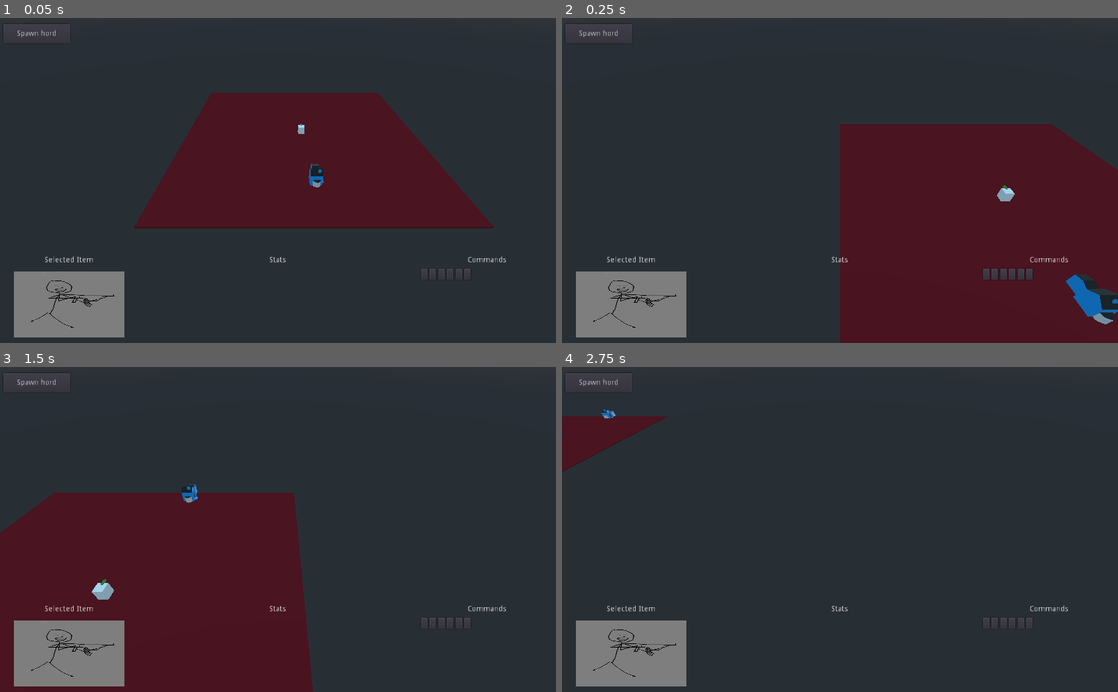
Above: before the commit, frames 1-4 (two rows, left to right).
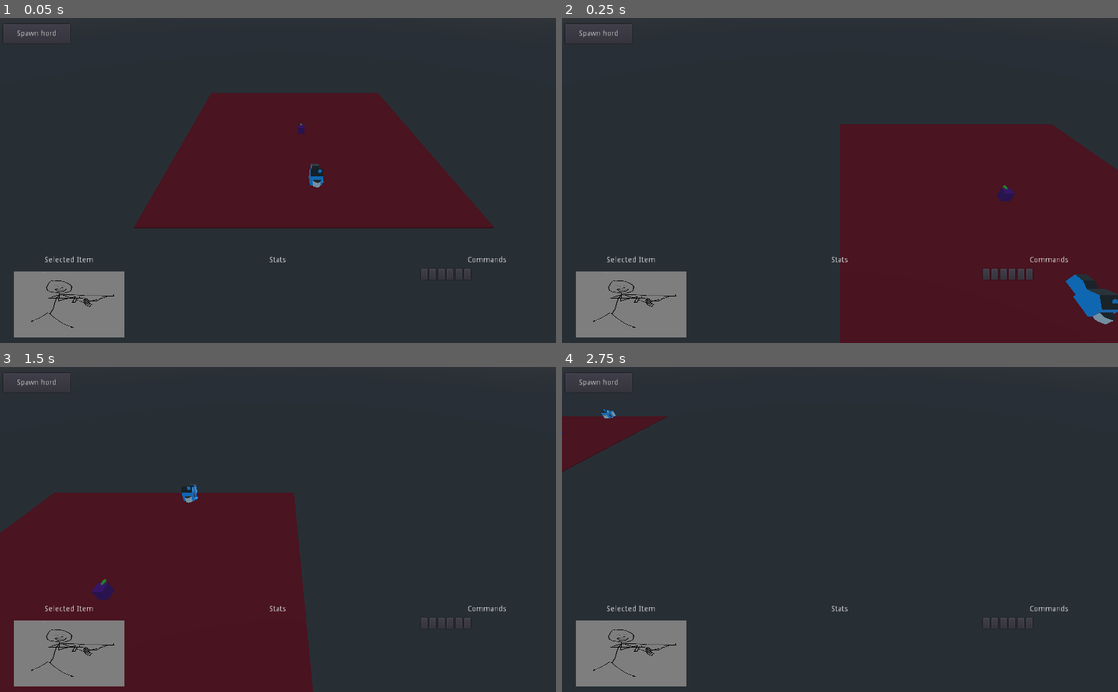
Above: after the commit, the same moments.

Repository: Ellord207/GodotShenanigans
Game: Godot game, scene res://World/TestWorlds/TestVillage.tscn
The game is run twice, just before and just after one commit, with the same random seed, the same clock (stepped at 60 frames per second) and the same inputs. This scene is started directly instead of the project's main scene.
Inputs (mouse positions are in pixels of both pictures, inside the frame that each line leads up to):
- Up to frame 1 (0.05 s): no input
- Up to frame 2 (0.25 s): no input
- Up to frame 3 (1.5 s): move the mouse to (400, 513) at 0.52 s; hold Right 0.53-1.28 s; tap C (CreateUnitKey) at 0.6 s; click (400, 513) at 0.67 s; move the mouse to (166, 545) at 1.27 s; hold Down from 1.28 s (still down); tap B (CreateBuildingKey) at 1.35 s
- Up to frame 4 (2.75 s): tap C (CreateUnitKey) at 1.55, 2.1 s; move the mouse to (895, 458) at 2.02 s; release Down at 2.03 s; hold Right from 2.03 s (still down)

The runs differ from the first frame. In frame 1, less than 0.1% of the frame differs, in the area x 53-55%, y 32-36%; in frame 2, 0.1%; in frame 3, 0.1%, in the area x 16-21%, y 66-72%; in frame 4, nothing differs.
Error before the commit: Invalid operands 'String' and 'int' in operator '=='. (res://Actors/Unit.gd:46)

Commit message:
Fix units looking up while moving and colliding

Diff:
--- a/Actors/Unit.gd
+++ b/Actors/Unit.gd
@@ -1,7 +1,7 @@
 extends KinematicBody
 
 class_name Unit
-export (int, "Zero", "One") var team = "Zero";
+export (int) var team = 0;
 export (int)  var hp_max = 100;
 export (float) var attack_range = 5;
 export (int) var attack_str = 20;
@@ -80,9 +80,11 @@
 		else:
 			move_vec = move_vec.normalized()
 			if target == null:
-				look_at(transform.origin + move_vec, Vector3.UP);
+				if transform.origin + move_vec != Vector3.UP:
+					look_at(transform.origin + move_vec, Vector3.UP);
 			else:
-				look_at(target.transform.origin, Vector3.UP);
+				if transform.origin + move_vec != Vector3.UP:
+					look_at(target.transform.origin, Vector3.UP);
 			move_and_slide(move_vec * move_speed, Vector3.UP);
 
 func select() -> void:
